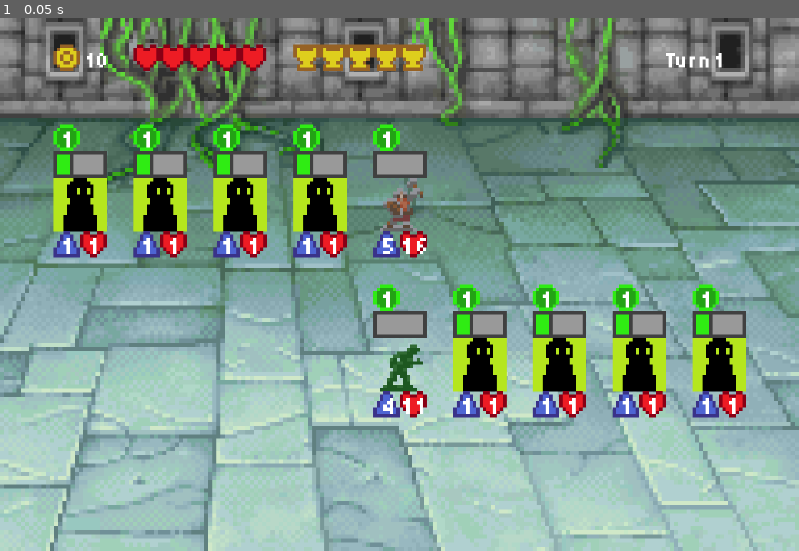
Above: before the commit, frame 1.
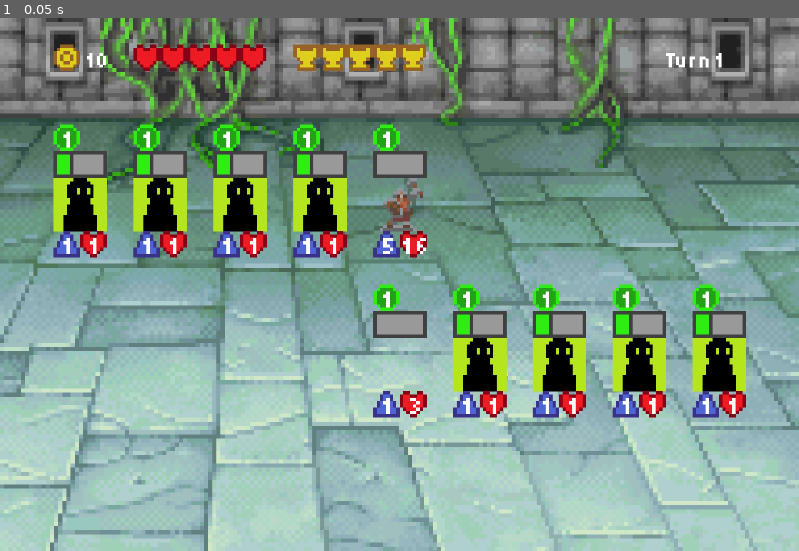
Above: after the commit, the same moment.

Repository: HydriaSensus/Mini-Auto-Toys
Game: Godot game, scene res://Scenes/UI_Battle.tscn
Same seed, same stepped clock (60 frames per second), same inputs: the game is played once before the commit and once after it. The project has no main scene, so this scene is started directly.
Inputs:
- Up to frame 1 (0.05 s): no input

The runs differ from the first frame. In frame 1, 0.3% of the frame differs, in the area x 47-53%, y 61-75%.

Commit message:
Tier 1 Resources
Made resources for tier1 pets and abilities

Diff:
--- /dev/null
+++ b/Resources/Abilities/BluebirdAbility.gd
@@ -0,0 +1,6 @@
+class_name BluebirdAbility
+extends ToyAbility
+
+func effect(name) -> void:
+	super(name)
+	print("End turn → Give one random friend +1 attack.")
--- /dev/null
+++ b/Resources/Abilities/ConeSnailAbility.gd
@@ -0,0 +1,6 @@
+class_name ConeSnailAbility
+extends ToyAbility
+
+func effect(name) -> void:
+	super(name)
+	print("Start of battle → Give the nearest friend behind +2 health.")
--- /dev/null
+++ b/Resources/Abilities/CricketAbility.gd
@@ -0,0 +1,6 @@
+class_name CricketAbility
+extends ToyAbility
+
+func effect(name) -> void:
+	super(name)
+	print("Faint → Summon one 1/1 Zombie Cricket.")
--- /dev/null
+++ b/Resources/Abilities/MosquitoAbility.gd
@@ -0,0 +1,6 @@
+class_name MosquitoAbility
+extends ToyAbility
+
+func effect(name) -> void:
+	super(name)
+	print("Start of battle → Deal 1 damage to 1 random enemy.")
--- /dev/null
+++ b/Resources/Abilities/SilkmothAbility.gd
@@ -0,0 +1,6 @@
+class_name SilkmothAbility
+extends ToyAbility
+
+func effect(name) -> void:
+	super(name)
+	print("Friend ahead hurt → Give it +1 health. Works 2 times per turn.")
--- a/Resources/ToyAbility.gd
+++ b/Resources/Abilities/ToyAbility.gd
@@ -6,11 +6,11 @@
 @export var ability_limit:int = 0
 var ability_uses:int = 0
 
-func effect() -> void:
+func effect(name) -> void:
 	if ability_limit:
 		if ability_uses >= ability_limit:
 			print("Ability didn't activate due to limit")
 			return
 		ability_uses +=1
 
-	print("Ability activated on ",trigger)
+	print(name,"Ability activated on ",trigger)
--- /dev/null
+++ b/Resources/Bluebird.tres
@@ -0,0 +1,15 @@
+[gd_resource type="Resource" script_class="ToyStats" load_steps=4 format=3 uid="uid://cvj5meur2dhwg"]
+
+[ext_resource type="Script" uid="uid://co38vrucneg53" path="res://Resources/ToyStats.gd" id="1_0cyk3"]
+[ext_resource type="Script" uid="uid://c85ec0kxdlat8" path="res://Resources/Abilities/BluebirdAbility.gd" id="1_doci8"]
+
+[sub_resource type="Resource" id="Resource_2au7d"]
+script = ExtResource("1_doci8")
+metadata/_custom_type_script = "uid://c85ec0kxdlat8"
+
+[resource]
+script = ExtResource("1_0cyk3")
+name = "Bluebird"
+ability = SubResource("Resource_2au7d")
+atk = 2
+metadata/_custom_type_script = "uid://co38vrucneg53"
--- /dev/null
+++ b/Resources/ConeSnail.tres
@@ -0,0 +1,16 @@
+[gd_resource type="Resource" script_class="ToyStats" load_steps=4 format=3 uid="uid://che55albpsrqu"]
+
+[ext_resource type="Script" uid="uid://bdo76uwqw8udr" path="res://Resources/Abilities/ConeSnailAbility.gd" id="1_1nbws"]
+[ext_resource type="Script" uid="uid://co38vrucneg53" path="res://Resources/ToyStats.gd" id="1_lhxdd"]
+
+[sub_resource type="Resource" id="Resource_dy803"]
+script = ExtResource("1_1nbws")
+trigger = 1
+metadata/_custom_type_script = "uid://bdo76uwqw8udr"
+
+[resource]
+script = ExtResource("1_lhxdd")
+name = "Cone Snail"
+ability = SubResource("Resource_dy803")
+hp = 2
+metadata/_custom_type_script = "uid://co38vrucneg53"
--- /dev/null
+++ b/Resources/Cricket.tres
@@ -0,0 +1,22 @@
+[gd_resource type="Resource" script_class="ToyStats" load_steps=4 format=3 uid="uid://drfjtmr28cmsj"]
+
+[ext_resource type="Script" uid="uid://co38vrucneg53" path="res://Resources/ToyStats.gd" id="1_0b6nq"]
+[ext_resource type="Script" uid="uid://b23o4a8gtrsn2" path="res://Resources/Abilities/CricketAbility.gd" id="1_51gau"]
+
+[sub_resource type="Resource" id="Resource_iyb8n"]
+resource_local_to_scene = true
+script = ExtResource("1_51gau")
+trigger = 3
+metadata/_custom_type_script = "uid://b23o4a8gtrsn2"
+
+[resource]
+resource_local_to_scene = true
+script = ExtResource("1_0b6nq")
+name = "Cricket"
+ability = SubResource("Resource_iyb8n")
+atk = null
+hp = 3
+tier = null
+level = null
+xp = null
+metadata/_custom_type_script = "uid://co38vrucneg53"
--- /dev/null
+++ b/Resources/Mosquito.tres
@@ -0,0 +1,18 @@
+[gd_resource type="Resource" script_class="ToyStats" load_steps=4 format=3 uid="uid://urfsblqr2ebl"]
+
+[ext_resource type="Script" uid="uid://co38vrucneg53" path="res://Resources/ToyStats.gd" id="1_ewu1j"]
+[ext_resource type="Script" uid="uid://bewisppj8ya1c" path="res://Resources/Abilities/MosquitoAbility.gd" id="1_svxug"]
+
+[sub_resource type="Resource" id="Resource_rq8sv"]
+script = ExtResource("1_svxug")
+trigger = 1
+metadata/_custom_type_script = "uid://bewisppj8ya1c"
+
+[resource]
+resource_local_to_scene = true
+script = ExtResource("1_ewu1j")
+name = "Mosquito"
+ability = SubResource("Resource_rq8sv")
+atk = 2
+hp = 2
+metadata/_custom_type_script = "uid://co38vrucneg53"
--- /dev/null
+++ b/Resources/Silkmoth.tres
@@ -0,0 +1,17 @@
+[gd_resource type="Resource" script_class="ToyStats" load_steps=4 format=3 uid="uid://cjgirnantoqe0"]
+
+[ext_resource type="Script" uid="uid://bvt1ljk7iwisn" path="res://Resources/Abilities/SilkmothAbility.gd" id="1_1mob5"]
+[ext_resource type="Script" uid="uid://co38vrucneg53" path="res://Resources/ToyStats.gd" id="1_ibunq"]
+
+[sub_resource type="Resource" id="Resource_2u62q"]
+script = ExtResource("1_1mob5")
+trigger = 7
+ability_limit = 2
+metadata/_custom_type_script = "uid://bvt1ljk7iwisn"
+
+[resource]
+script = ExtResource("1_ibunq")
+name = "Silkmoth"
+ability = SubResource("Resource_2u62q")
+atk = 3
+metadata/_custom_type_script = "uid://co38vrucneg53"
--- a/Resources/ToyStats.gd
+++ b/Resources/ToyStats.gd
@@ -31,15 +31,15 @@
 	current_hp -= damage
 	print(str(name," took ",damage," damage. HP left: ",current_hp))
 	if ability.trigger == ToyAbility.TriggerList.Hurted:
-		ability.effect()
+		ability.effect(name)
 	if current_hp <= 0:
 		faint()
 
 func faint():
 	print(str(name," fainted"))
 	if ability.trigger == ToyAbility.TriggerList.Fainted:
-		ability.effect()
+		ability.effect(name)
 	fainted.emit()
 
 func use_ability():
-	ability.effect()
+	ability.effect(name)
--- a/Scenes/UI_Battle.tscn
+++ b/Scenes/UI_Battle.tscn
@@ -1,17 +1,27 @@
-[gd_scene load_steps=10 format=3 uid="uid://otxwn0mdhl5i"]
+[gd_scene load_steps=12 format=3 uid="uid://otxwn0mdhl5i"]
 
 [ext_resource type="Script" uid="uid://b4ey26yyf7ue0" path="res://Scenes/ui_battle.gd" id="1_n70mq"]
 [ext_resource type="Texture2D" uid="uid://inmca152t1bp" path="res://sprites/Game Boy Advance - Final Fantasy 1_ Dawn of Souls - Miscellaneous - Battle Backgrounds.png" id="1_orx44"]
 [ext_resource type="PackedScene" uid="uid://bdv3cxkycntuu" path="res://Scenes/UI_Stats.tscn" id="2_0dyg1"]
 [ext_resource type="PackedScene" uid="uid://bcx5wbef18ma4" path="res://Scenes/UI_Pet.tscn" id="3_v0hm8"]
-[ext_resource type="Resource" uid="uid://dmfivg27r8pjb" path="res://Resources/Prueba.tres" id="5_mbdtw"]
-[ext_resource type="Resource" uid="uid://12q1io1l3qax" path="res://Resources/enemigo.tres" id="6_4pxfc"]
+[ext_resource type="Script" uid="uid://co38vrucneg53" path="res://Resources/ToyStats.gd" id="5_sxe2h"]
+[ext_resource type="Texture2D" uid="uid://crlcrhp7h24pe" path="res://sprites/Cleric.png" id="6_n70mq"]
+[ext_resource type="Resource" uid="uid://drfjtmr28cmsj" path="res://Resources/Cricket.tres" id="7_sxe2h"]
 
 [sub_resource type="AtlasTexture" id="AtlasTexture_v0hm8"]
 atlas = ExtResource("1_orx44")
 region = Rect2(250, 537, 240, 128)
 
 [sub_resource type="StyleBoxEmpty" id="StyleBoxEmpty_0dyg1"]
+
+[sub_resource type="Resource" id="Resource_n70mq"]
+resource_local_to_scene = true
+script = ExtResource("5_sxe2h")
+name = "Cleric"
+sprite = ExtResource("6_n70mq")
+atk = 5
+hp = 16
+metadata/_custom_type_script = "uid://co38vrucneg53"
 
 [sub_resource type="StyleBoxEmpty" id="StyleBoxEmpty_mbdtw"]
 
@@ -85,7 +95,7 @@
 
 [node name="Player_Pet1" parent="VBoxContainer/PlayerTeam" instance=ExtResource("3_v0hm8")]
 layout_mode = 2
-toy = ExtResource("5_mbdtw")
+toy = SubResource("Resource_n70mq")
 
 [node name="Player_Blank_Space" type="VSeparator" parent="VBoxContainer/PlayerTeam"]
 custom_minimum_size = Vector2(88, 40)
@@ -109,7 +119,7 @@
 
 [node name="Enemy_Pet1" parent="VBoxContainer/EnemyTeam" instance=ExtResource("3_v0hm8")]
 layout_mode = 2
-toy = ExtResource("6_4pxfc")
+toy = ExtResource("7_sxe2h")
 
 [node name="Enemy_Pet2" parent="VBoxContainer/EnemyTeam" instance=ExtResource("3_v0hm8")]
 layout_mode = 2
Not shown, added: Resources/Abilities/BluebirdAbility.gd.uid
Not shown, added: Resources/Abilities/ConeSnailAbility.gd.uid
Not shown, added: Resources/Abilities/CricketAbility.gd.uid
Not shown, added: Resources/Abilities/MosquitoAbility.gd.uid
Not shown, added: Resources/Abilities/SilkmothAbility.gd.uid
Renamed: Resources/ToyAbility.gd.uid -> Resources/Abilities/ToyAbility.gd.uid
